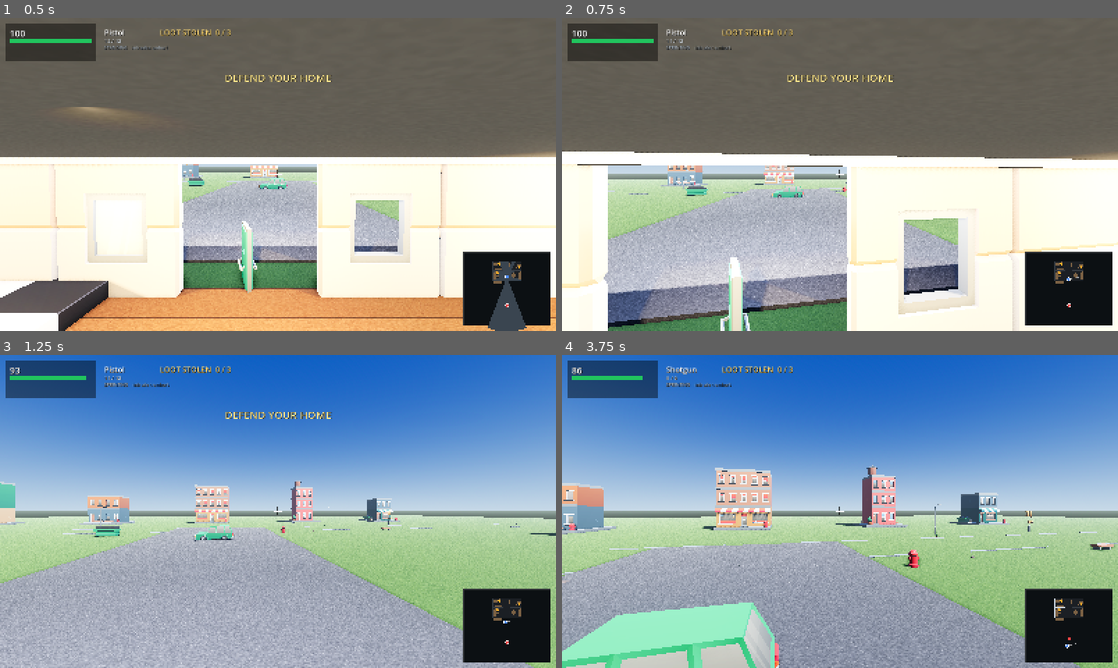
Above: before the commit, frames 1-4 (two rows, left to right).
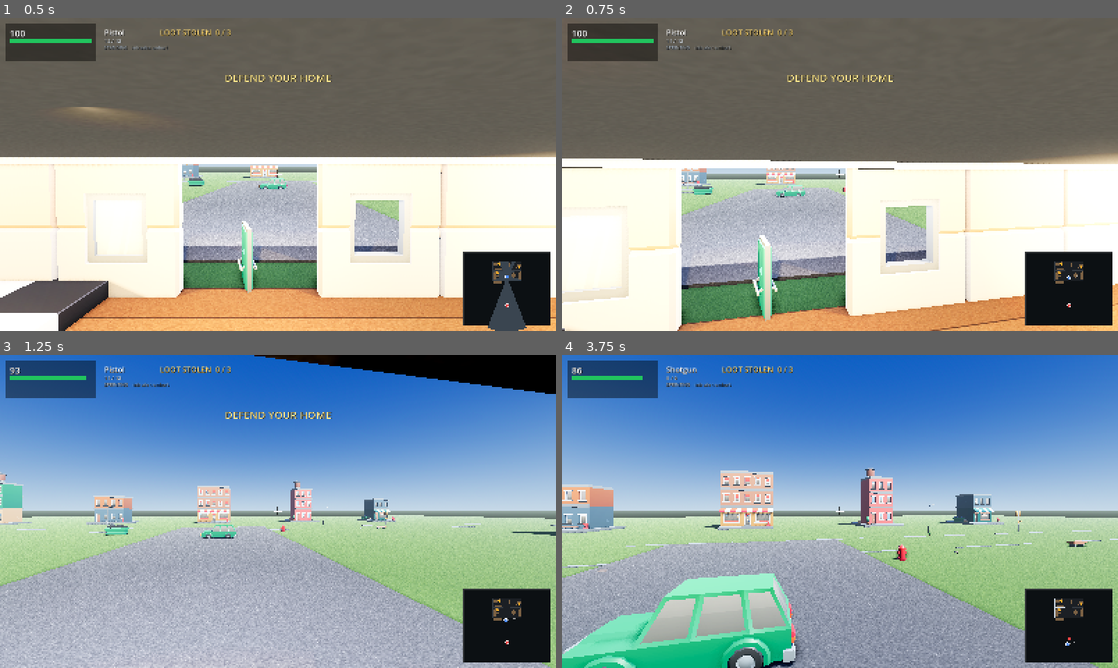
Above: after the commit, the same moments.

Repository: richardbrandel/home-invasion-godot
Game: Godot game, scene res://scenes/main.tscn
The game is run twice, just before and just after one commit, with the same random seed, the same clock (stepped at 60 frames per second) and the same inputs.
Inputs (mouse positions are in pixels of both pictures, inside the frame that each line leads up to):
- Up to frame 1 (0.5 s): no input
- Up to frame 2 (0.75 s): tap Enter at 0.5 s; move the mouse to (867, 174) at 0.52 s; hold W from 0.53 s (still down); hold Shift from 0.53 s (still down); click (867, 174) at 0.67 s
- Up to frame 3 (1.25 s): keep holding W; keep holding Shift
- Up to frame 4 (3.75 s): keep holding W; move the mouse to (812, 511) at 1.27 s; release Shift at 1.28 s; tap Shift at 1.35, 3.05 s; move the mouse to (851, 505) at 2.02 s; hold Shift 2.03-2.78 s; tap Enter at 2.1 s; move the mouse to (834, 517) at 2.77 s; tap 1 at 2.85 s; click (834, 517) at 2.92 s; move the mouse to (878, 514) at 3.52 s; hold Shift from 3.53 s (still down); tap 2 at 3.6 s

Frame 1 is identical in both runs. In frame 2, 26% of the frame differs, in the area x 0-100%, y 42-100%; in frame 3, 12%; in frame 4, 17%.

Commit message:
Give both characters momentum
Full speed on the frame a key goes down, dead stop on the frame it comes up, on BOTH
characters. The audit called it the cheapest large win left in the file and it was right:
it is the classic "sliding prop" tell, and nothing else in the movement system matters
while it is there.

The homeowner now carries a velocity between frames, pushed toward the wished velocity by
PLAYER_ACCEL (20 m/s^2) and bled off by a larger PLAYER_DECEL (30) — deceleration exceeds
acceleration, as it does in a person. The intruder gets the same treatment with gentler
constants (4 and 6), which is why he now leans into a turn and coasts into a stop.

VERIFIED BY READING IT OUT OF A RECORDING, not by hoping. `--shot-walk` holds the forward
key during a capture and the debug line reports his speed, so the ramp is legible frame by
frame: 0.33, 0.67, 1.33, 2.33, 3.67, 5.67 m/s over 18 frames — exactly 20 m/s^2, the
constant, and exactly the behaviour that was absent before.

A BUG WORTH RECORDING. The first cut decayed his speed before the move loop AND ramped it
inside it, so every frame netted to (ACCEL - DECEL) * dt and he slowed to a standstill
while trying to walk. Every heist in the probe stalled with the intruder parked on the
porch at z = -6.9 and ZERO reroutes, because the stuck detector compares movement against
his own intended step — and that step was now uniformly tiny, so it never fired. The decay
now runs only on frames he is not walking, which is the correct semantic and also what
`step` means: the distance actually covered, with the intent kept separate.

Three new tests: he starts from a standstill, builds speed rather than snapping to it, and
coasts to a halt.

53 sim tests, 38 actor tests, heist 7/7, wallshot 0 violations.

Diff:
--- a/scripts/game.gd
+++ b/scripts/game.gd
@@ -168,6 +168,10 @@
 ## mouse — so anything that only happens when you shoot (impact marks, the muzzle flash,
 ## recoil) cannot be photographed at all.
 var _shot_fire := false
+## Hold a movement key during a capture. Movement could not be photographed at all before
+## this — there is no keyboard in a capture — so anything about how the homeowner walks,
+## accelerates or carries momentum was unverifiable.
+var _shot_walk := false
 
 
 func _ready() -> void:
@@ -227,6 +231,8 @@
 			_shot_carry = a.substr(8)
 		if a == "--shot-fire":
 			_shot_fire = true
+		if a == "--shot-walk":
+			_shot_walk = true
 		# force the fallback scheme, so "does reverting still work" is checkable
 		if a == "--aim=fixed":
 			aim_cone = false
@@ -682,8 +688,10 @@
 
 	if playing:
 		var axis := _move_axis()
+		if _shot_walk:
+			axis = Vector2(0.0, -1.0)   # forward
 		player["crouching"] = Input.is_key_pressed(KEY_C) or Input.is_key_pressed(KEY_CTRL)
-		player["sprinting"] = Input.is_key_pressed(KEY_SHIFT) \
+		player["sprinting"] = (Input.is_key_pressed(KEY_SHIFT) or _shot_walk) \
 			and not player["crouching"] and axis.length() > 0.0
 
 		var speed := Sim.PLAYER_SPEED
@@ -691,9 +699,9 @@
 			speed = Sim.PLAYER_CROUCH_SPEED
 		elif player["sprinting"]:
 			speed = Sim.PLAYER_SPRINT_SPEED
+		var wish := Vector2.ZERO
 
 		if axis.length() > 0.0:
-			player_moving = true
 			# camera-relative: forward is the yaw direction in XZ
 			var fwd := Vector2(sin(yaw), cos(yaw))
 			# Camera-RIGHT, computed rather than guessed. Godot's basis is
@@ -701,11 +709,27 @@
 			# toward +Z — its right vector is -X, not +X. The old (cos, -sin) was
 			# the mirror of this, which is exactly why A strafed right and D left.
 			var right := Vector2(-cos(yaw), sin(yaw))
-			var dir := (fwd * -axis.y + right * axis.x).normalized()
-			var p: Vector2 = player["pos"] + dir * speed * delta
+			wish = (fwd * -axis.y + right * axis.x).normalized() * speed
+
+		# He carries momentum between frames instead of being assigned a velocity. This is
+		# the whole reason he no longer reads as a sliding prop: previously he was at full
+		# speed on the first frame of a keypress and stationary on the frame after release.
+		var v := player["vel"] as Vector2
+		v = v.move_toward(wish, (Sim.PLAYER_ACCEL if wish != Vector2.ZERO
+			else Sim.PLAYER_DECEL) * delta)
+		if v.length() > 0.02:
+			player_moving = true
+			var p: Vector2 = player["pos"] + v * delta
 			p = Sim.resolve_circle(p, Sim.PLAYER_RADIUS)
 			p = Sim.clamp_to_world(p, Sim.PLAYER_RADIUS)
+			# a wall has to stop him, not let momentum pile up against it
+			var step := p - (player["pos"] as Vector2)
+			if step.length() < v.length() * delta * 0.5:
+				v = step / maxf(delta, 1e-4)
 			player["pos"] = p
+		else:
+			v = Vector2.ZERO
+		player["vel"] = v
 
 		if player["reloading"] > 0.0:
 			player["reloading"] -= delta
@@ -1473,10 +1497,11 @@
 		"running" if String(thief["mode"]) == "flee" else (
 			"hurting" if thief["hp"] <= 40.0 else (
 				"hit" if thief["hp"] < 100.0 else "unhurt")))
-	if _shot_fire or _shot_frames != -1:
-		# capture mode only: the raw numbers underneath the state, so AI behaviour can be
-		# read straight out of a screenshot instead of guessed at
+	if _shot_fire or _shot_walk or _shot_frames != -1:
+		# capture mode only: the raw numbers underneath the state, so AI and movement can be
+		# read straight out of a frame instead of guessed at
 		tstate += " [fear %.1f stag %.1f]" % [float(thief["fear"]), float(thief["stagger"])]
+		stance += "  %.2f m/s" % (player["vel"] as Vector2).length()
 	_lbl_stance.text = "%s    intruder: %s" % [stance, tstate]
 	_lbl_loot.text = "LOOT STOLEN  %d / 3" % (3 - Sim.remaining(loot))
 
--- a/scripts/sim.gd
+++ b/scripts/sim.gd
@@ -110,6 +110,17 @@
 const PLAYER_SPEED := 4.2
 const PLAYER_SPRINT_SPEED := 6.6
 const PLAYER_CROUCH_SPEED := 2.0
+## A person does not reach walking speed on the first frame or stop dead on arrival. That
+## instant snap was on BOTH characters and is the classic "sliding prop" tell — the audit
+## called it the cheapest large win left in the file, and it was. Deceleration exceeds
+## acceleration, as it does in a person.
+const PLAYER_ACCEL := 20.0
+const PLAYER_DECEL := 30.0
+## The intruder comes up to speed more slowly and carries more momentum when he stops.
+## Deliberately gentle enough not to disturb the stuck detector: at 4 m/s^2 he passes the
+## detector's 25%-of-step bar about 0.08 s after starting, far inside its 1.2 s window.
+const THIEF_ACCEL := 4.0
+const THIEF_DECEL := 6.0
 const PLAYER_RADIUS := 0.42
 const EYE_HEIGHT := 1.62
 const CROUCH_EYE_HEIGHT := 1.05
@@ -450,7 +461,7 @@
 	return {
 		"pos": Vector2(0, -10.6), "yaw": 0.0, "pitch": 0.24,
 		"hp": 100.0, "alive": true, "weapon": "pistol",
-		"crouching": false, "sprinting": false,
+		"crouching": false, "sprinting": false, "vel": Vector2.ZERO,
 		"mag": 12, "cd": 0.0, "reloading": 0.0,
 	}
 
@@ -461,7 +472,7 @@
 		"mag": THIEF_MAG, "cd": 1.2, "reloading": 0.0, "think": 2.0,
 		"carry": "", "target": "", "route": [], "mode": "hunt",
 		"stuck_t": 0.0, "aim": 0.0, "stagger": 0.0, "hits": 0,
-		"fear": 0.0, "escaped": false, "last_seen": Vector2.ZERO,
+		"fear": 0.0, "escaped": false, "last_seen": Vector2.ZERO, "speed": 0.0,
 	}
 
 static func create_loot() -> Array[Dictionary]:
@@ -572,6 +583,7 @@
 	var route: Array = thief["route"]
 	var speed_scale: float = thief.get("speed_scale", 1.0)
 	thief["step"] = 0.0
+	var walked := false
 	# A hit stops him where he stands. He is not being teleported or paused for the camera:
 	# a person who has just been shot breaks stride, and that interruption is the whole
 	# reason a firefight reads as a firefight rather than two men standing still trading
@@ -599,11 +611,23 @@
 		thief["yaw"] = wrapf(float(thief["yaw"])
 			+ clampf(diff, -THIEF_TURN_RATE * dt, THIEF_TURN_RATE * dt), -PI, PI)
 		var align := clampf(1.0 - absf(diff) / PI, 0.55, 1.0)
-		thief["step"] = THIEF_SPEED * speed_scale * align * dt
+		var wish := THIEF_SPEED * speed_scale * align
+		var cur := float(thief["speed"])
+		thief["speed"] = move_toward(cur, wish,
+			(THIEF_ACCEL if wish > cur else THIEF_DECEL) * dt)
+		# `step` is the distance he ACTUALLY covered, which is what the stuck detector
+		# below needs; the intent is `wish`. They were the same thing before he could
+		# accelerate.
+		thief["step"] = float(thief["speed"]) * dt
 		tpos += Vector2(cos(a), sin(a)) * thief["step"]
 		tpos = resolve_circle(tpos, THIEF_RADIUS)
 		tpos = clamp_to_world(tpos, THIEF_RADIUS)
+		walked = true
 		break
+
+	# bleed off momentum only on frames he is NOT walking, so a stop is a stop
+	if not walked:
+		thief["speed"] = move_toward(float(thief["speed"]), 0.0, THIEF_DECEL * dt)
 
 	# ---- solid bodies: neither may stand inside the other. Applied here, once
 	# both have moved — the homeowner's step is taken by the caller before this.
--- a/test/test_sim.gd
+++ b/test/test_sim.gd
@@ -354,6 +354,39 @@
 			saw_escape = true
 	check("and announces it so the round can end", saw_escape, "escaped event raised")
 
+	# ---- he has to get up to speed, and has to slow down again
+	_banner("momentum")
+	player = Sim.create_player()
+	thief = Sim.create_thief()
+	loot = Sim.create_loot()
+	thief["pos"] = Vector2(0.0, 2.0)
+	thief["prev"] = thief["pos"]
+	# past the threshold hesitation, or he simply stands there for the first two seconds
+	thief["think"] = 0.0
+	events = []
+	var speeds: Array = []
+	for n in 30:
+		Sim.step_thief(thief, player, loot, events, dt)
+		speeds.append(float(thief["speed"]))
+	check("he starts from a standstill rather than at full pace",
+		float(speeds[0]) < 0.2, "first frame speed %.3f m/s" % float(speeds[0]))
+	check("and builds speed instead of snapping to it",
+		float(speeds[9]) > float(speeds[0]) and float(speeds[9]) < Sim.THIEF_SPEED,
+		"%.3f -> %.3f m/s over 10 frames (full pace %.2f)"
+			% [speeds[0], speeds[9], Sim.THIEF_SPEED])
+	# now take his route away and watch him coast to a halt
+	var peak := float(thief["speed"])
+	thief["route"] = []
+	events = []
+	var halted := -1
+	for n in 60:
+		Sim.step_thief(thief, player, loot, events, dt)
+		if float(thief["speed"]) <= 0.0:
+			halted = n
+			break
+	check("and coasts to a halt rather than stopping dead", halted > 0,
+		"halted after %d frames from %.2f m/s" % [halted, peak])
+
 	# ---- thief stays in bounds
 	player = Sim.create_player()
 	thief = Sim.create_thief()
